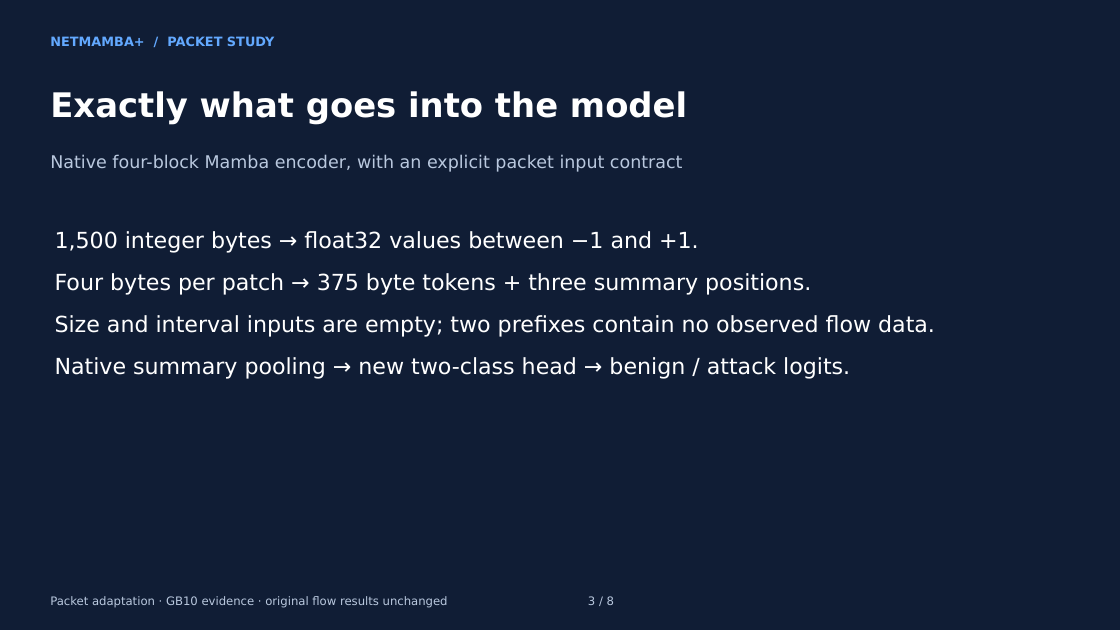
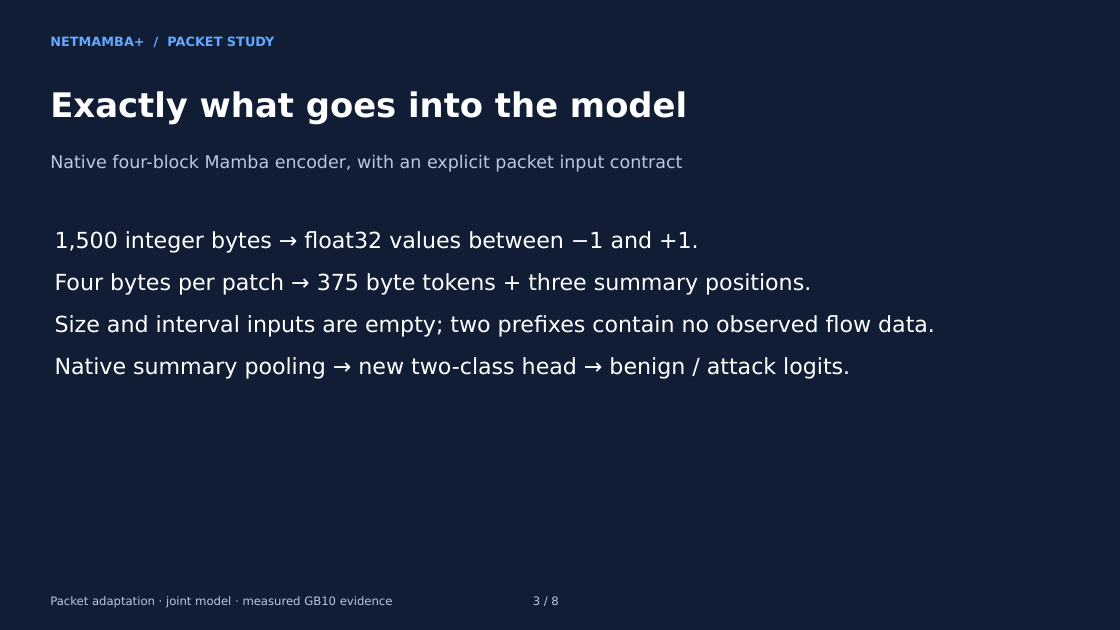
Before and after one commit to buffbeefalo/netmambaplus-reproduction, a slide deck: slide 3 of docs/customer/packet-addendum/NetMambaPlus-packet-addendum.pptx. Drawn at 1120x630 pixels with LibreOffice and Linux fonts; fonts in the diff are those of the drawing. Boxes give left, top, right and bottom in pixels: in the first picture for what was removed or moved away, otherwise in the second. Text is boxed around its words. In the diff, an @@ line names an element or a change of style, - is before the commit and + after.

Commit message:
Make the two-CSV packet model the single client workflow

```diff
--- a/docs/customer/packet-addendum/NetMambaPlus-packet-addendum.pptx
+++ b/docs/customer/packet-addendum/NetMambaPlus-packet-addendum.pptx
@@ text at [50, 596, 558, 608]: text changed @@
-Packet adaptation · GB10 evidence · original flow results unchanged 3 / 8
+Packet adaptation · joint model · measured GB10 evidence 3 / 8
```
Also in this commit, not shown: 7 other slides changed, 50 other files.
